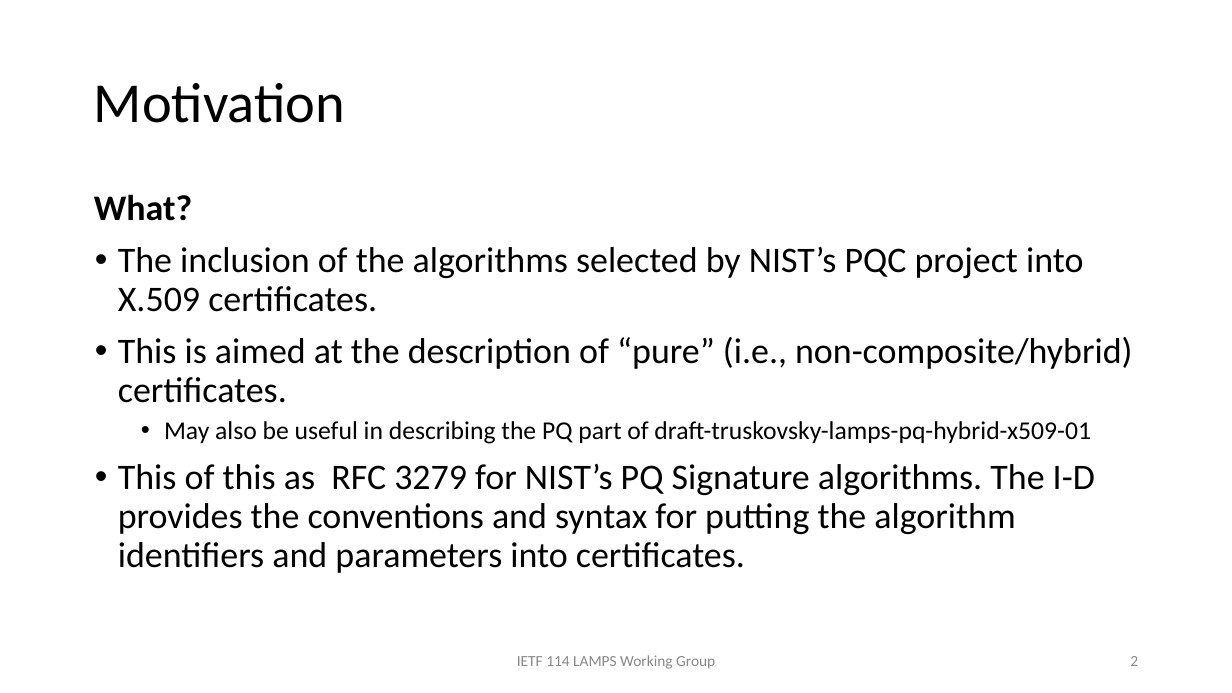
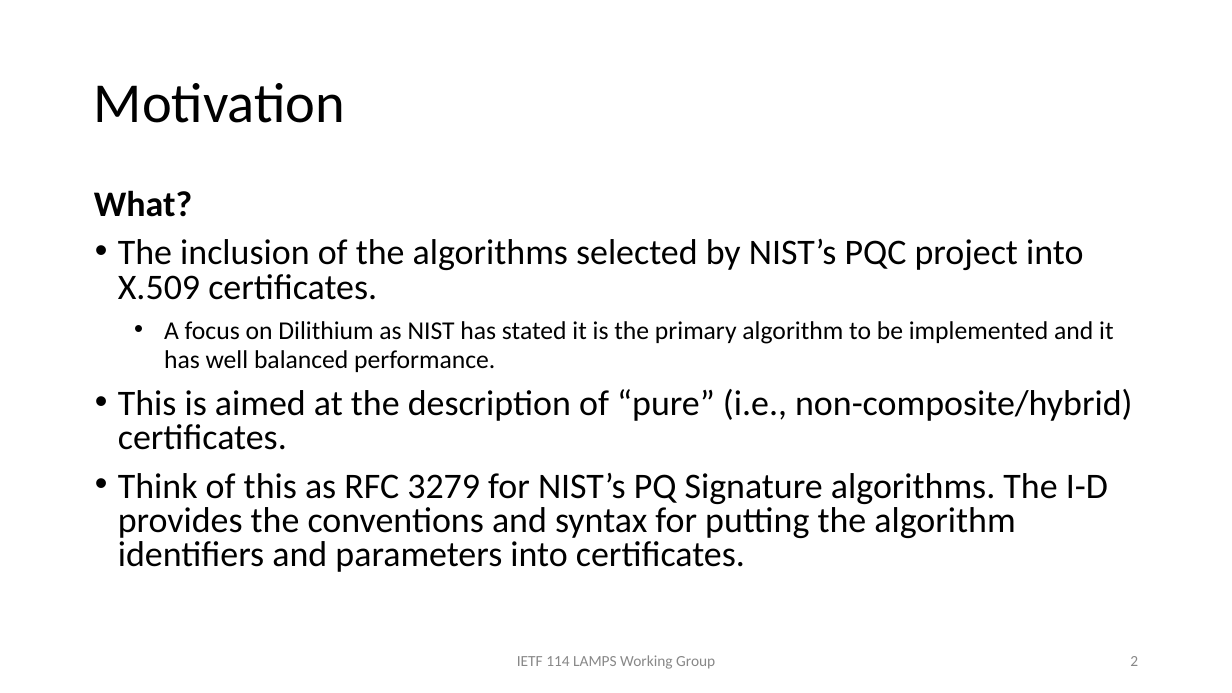
Before and after one commit to lamps-wg/dilithium-certificates, a slide deck: slide 2 of presentations/ietf-114.pptx. Drawn at 1232x693 pixels with LibreOffice and Linux fonts; fonts in the diff are those of the drawing. Boxes give left, top, right and bottom in pixels: in the first picture for what was removed or moved away, otherwise in the second. Text is boxed around its words. In the diff, an @@ line names an element or a change of style, - is before the commit and + after.

```diff
--- a/presentations/ietf-114.pptx
+++ b/presentations/ietf-114.pptx
@@ text at <box>94,190,1132,450</box>: line spacing 0.9 to 0.8 @@
@@ text at <box>164,321,1113,372</box>: paragraph added @@
+  • A focus on Dilithium as NIST has stated it is the primary algorithm to be implemented and it has well balanced performance.
@@ text at <box>118,473,1108,572</box>: text changed @@
-  • May also be useful in describing the PQ part of draft-truskovsky-lamps-pq-hybrid-x509-01
-• This of this as RFC 3279 for NIST’s PQ Signature algorithms. The I-D provides the conventions and syntax for putting the algorithm identifiers and parameters into certificates.
+• Think of this as RFC 3279 for NIST’s PQ Signature algorithms. The I-D provides the conventions and syntax for putting the algorithm identifiers and parameters into certificates.
```
Also in this commit, not shown: 3 other slides changed.
